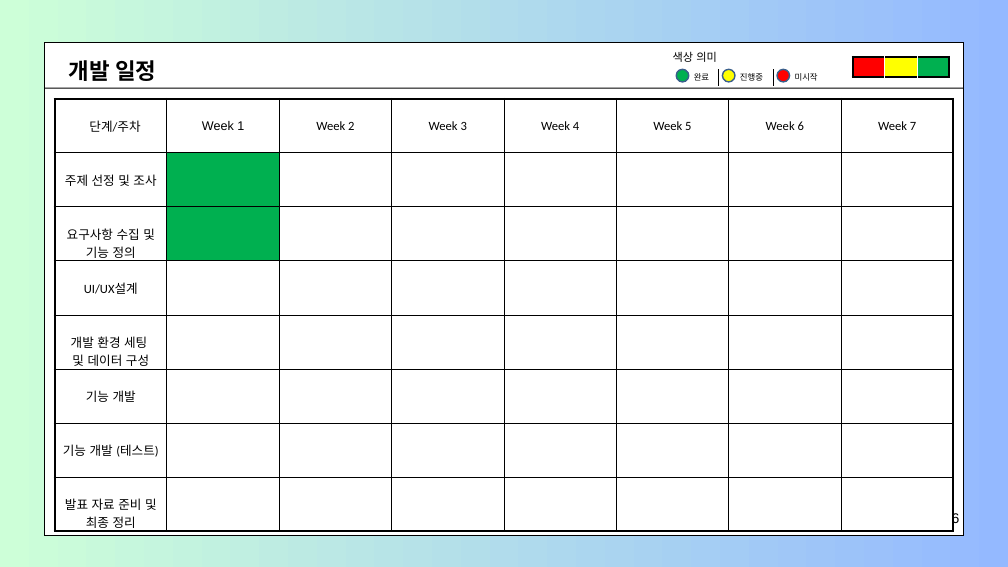
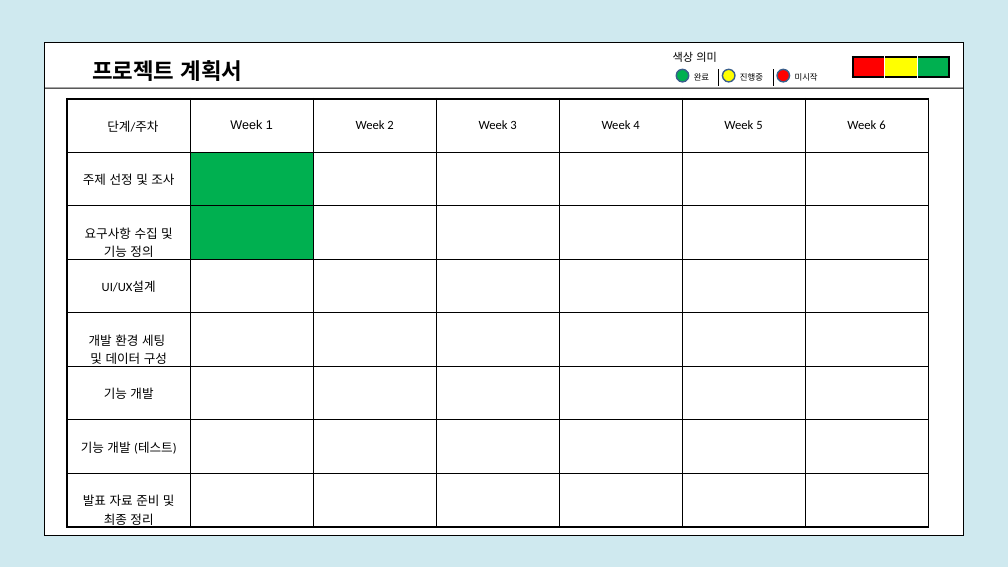
Before and after one commit to JANGCHUALHWA/FlutterProject, a slide deck: slide 8 of 장철화 앱 프로젝트.pptx (slide 6 before the commit). Drawn at 1008x567 pixels with LibreOffice and Linux fonts; fonts in the diff are those of the drawing. Boxes give left, top, right and bottom in pixels: in the first picture for what was removed or moved away, otherwise in the second. Text is boxed around its words. In the diff, an @@ line names an element or a change of style, - is before the commit and + after.

```diff
--- a/장철화 앱 프로젝트.pptx
+++ b/장철화 앱 프로젝트.pptx
@@ background gradient #CDFFD8 to #94B9FF to #B7DEE8 at 66% opacity @@
@@ text at (x1=92, y1=60, x2=243, y2=81): text changed @@
-개발 일정
+프로젝트 계획서
@@ table at (x1=67, y1=99, x2=928, y2=532) @@
-column 8: Week 7 |  |  |  |  |  |  | 
@@ table resized from (x1=54, y1=99, x2=954, y2=535) to (x1=67, y1=99, x2=928, y2=532) @@
@@ text removed at (x1=952, y1=512, x2=960, y2=527) @@
-6
```
Also in this commit, not shown: 5 other slides changed, 4 slides added.
